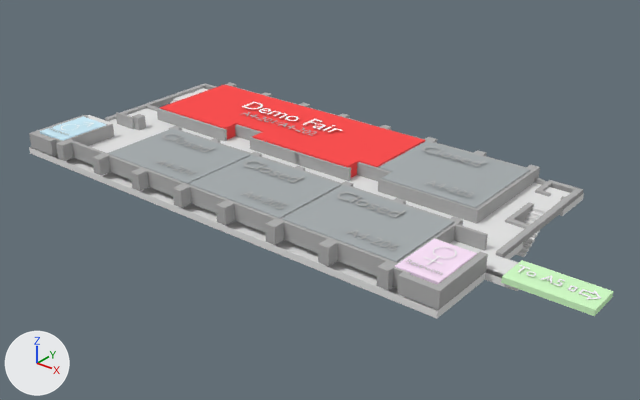
The Blender file design/A42.blend, before and after one commit.
Rendered twice from a 50 mm camera at (9.24, -10.69, 6.24) aimed at (0.7, -0.02, -0.38). The axes (+X, +Y, +Z) are drawn at lower left. The lights are the same throughout.

Script lines for the objects in view, before the commit:
```python
me_cube_051 = bpy.data.meshes.new('Cube.051')
me_cube_051.from_pydata(...)  # 28 vertices, 26 faces; spans x -1.0..5.08, y -1.0..1.0, z 0.19..1.0
me_cube_051.materials.append(mat_talks)  # red #ff5252
me_cube_059 = bpy.data.meshes.new('Cube.059')
me_cube_059.from_pydata(...)  # 114 vertices, 113 faces; spans x -1.0..74.8, y -1.0..20.7, z -1.6..1.6
me_cube_059.materials.append(mat_walls)  # grey #b1b1b1
txt_text_003 = bpy.data.curves.new('Text.003', 'FONT')
txt_text_003.body = 'Demo Fair\n'
txt_text_003.materials.append(mat_text)  # white #ffffff
ob_cube_050 = bpy.data.objects.new('Cube.050', me_cube_051)
ob_cube_050.location = (-2.72, 1.15, -0.12)
ob_cube_050.scale = (0.823, 0.906, 0.385)
ob_cube_058 = bpy.data.objects.new('Cube.058', me_cube_059)
ob_cube_058.location = (-4.32, -2.12, 0.11)
ob_cube_058.scale = (0.0578, 0.0578, 0.0938)
_m = ob_cube_058.modifiers.new('Mirror', 'MIRROR')
_m.mirror_object = ob_empty_001
ob_text_014 = bpy.data.objects.new('Text.014', txt_text_003)
ob_text_014.location = (-2.28, 1.19, 0.3)
ob_text_014.scale = (0.544, 0.544, 0.544)
# also in view: 'ToA52' at (5.33, -0.74, 0.0); 'Cube.057' at (0.0, 0.04, -0.07); 'Cube.044' at (-3.93, -1.53, 0.16); 'Cube.049' at (2.51, 1.13, 0.1); 'Cube.048' at (0.49, -1.17, 0.17)
```
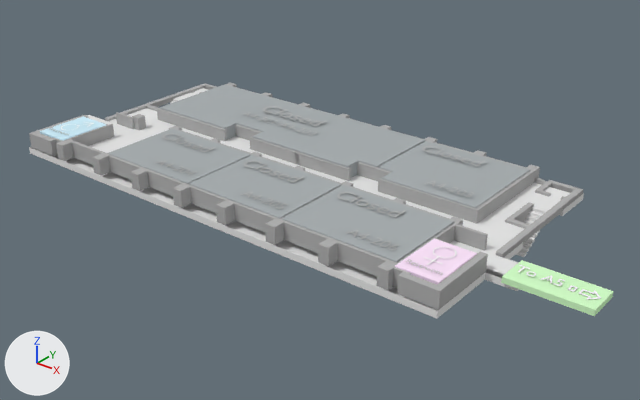
What differs and where, as boxes (x1, y1, x2, y2) in the pictures (640 x 400 px):
'Cube.050', recoloured (red to grey): (160, 84, 425, 178) in both
'Text.014', text changed, moved, rescaled (37% narrower, 32% shorter): before (242, 102, 343, 132); after (263, 106, 326, 126)

Edits to the bpy script that builds the scene:
```text
Change me_cube_051:
    where me_cube_051.from_pydata(...)  # 28 vertices, 26 faces; spans x -1.0..5.08, y -1.0..1.0, z 0.19..1.0
    remove me_cube_051.materials.append(mat_talks)  # red #ff5252
    add me_cube_051.materials.append(mat_hackroom)  # grey #a9afb1
Change txt_text_003:
    remove txt_text_003.materials.append(mat_text)  # white #ffffff
    txt_text_003.body: 'Demo Fair\n' -> 'Closed'
    add txt_text_003.materials.append(mat_subtext)  # grey #b4b4b4
Change ob_text_014:
    ob_text_014.location: (-2.28, 1.19, 0.3) -> (-1.87, 1.28, 0.3)
    ob_text_014.scale: (0.544, 0.544, 0.544) -> (0.511, 0.511, 0.511)
```
